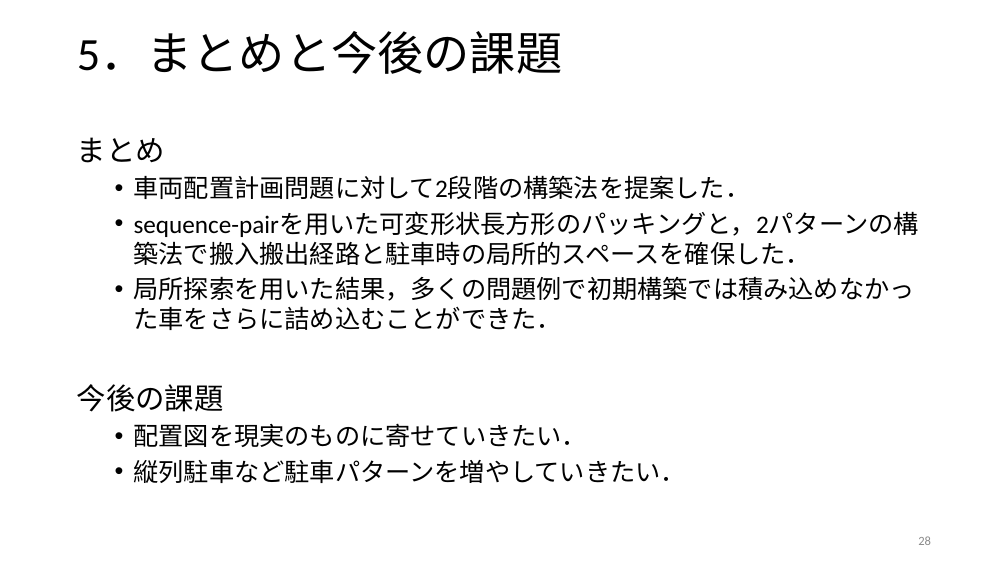
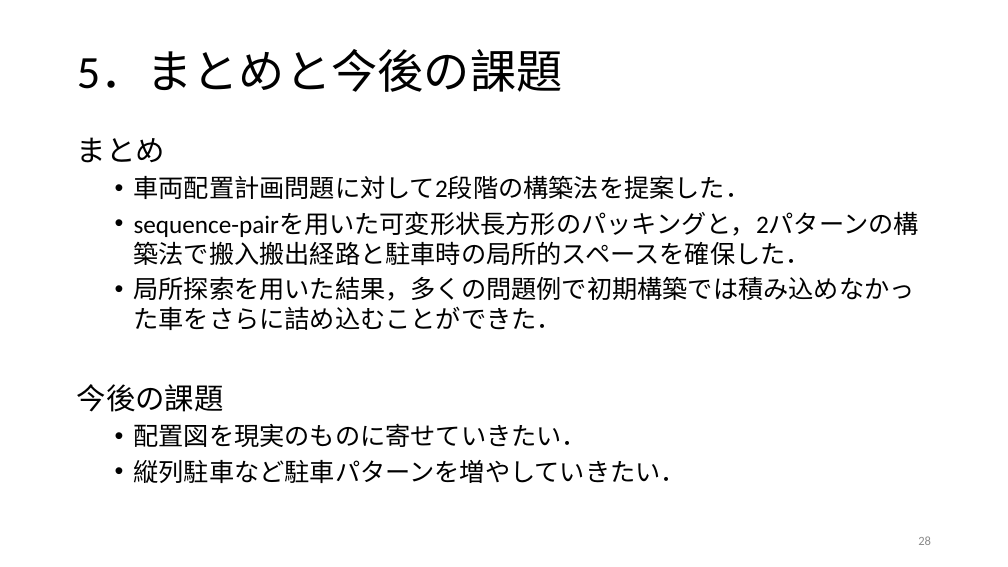
Before and after one commit to r-kurosu/kline, a slide deck: slide 28 of 卒論発表用スライド.pptx. Drawn at 1008x567 pixels with LibreOffice and Linux fonts; fonts in the diff are those of the drawing. Boxes give left, top, right and bottom in pixels: in the first picture for what was removed or moved away, otherwise in the second. Text is boxed around its words. In the diff, an @@ line names an element or a change of style, - is before the commit and + after.

```diff
--- a/卒論発表用スライド.pptx
+++ b/卒論発表用スライド.pptx
@@ title "5．まとめと今後の課題": place and size @@
-title "5．まとめと今後の課題" at <box>77,32,562,74</box>
+title "5．まとめと今後の課題" at <box>77,50,563,92</box>
```
Also in this commit, not shown: 3 other slides changed, 1 other file.
